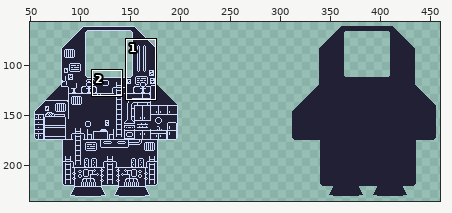
Two states of a sprite sheet, Assets/Sprites/Ship/Ship.png. The picture above shows the old version from afar; the outline marks the close-up.
Close-up. The starting point:
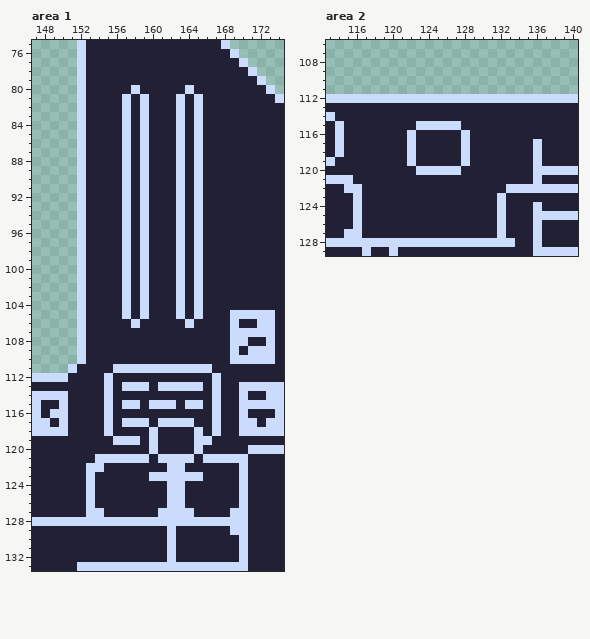
The file is 516x258 pixels. Shown: area 1: x 147..174, y 75..133; area 2: x 113..140, y 106..129. The wide view leaves out empty margins.
Once edited:
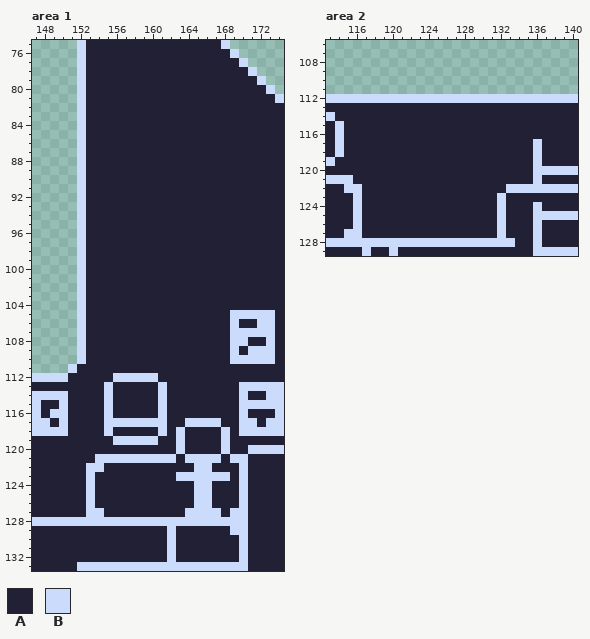
Palette (. is transparent): A #222034  B #cbdbfc
From old to new:
Area 1:
y 80: x 158 B -> A; x 164 B -> A
y 81..105: x 157 B -> A; x 159 B -> A; x 163 B -> A; x 165 B -> A
y 106: x 158 B -> A; x 164 B -> A
y 111: x 156..166 BBBBBBBBBBB -> AAAAAAAAAAA
y 112: x 155..160 BAAAAA -> ABBBBB; x 167 B -> A
y 113: x 157..159 BBB -> AAA; x 162..165 BBBB -> AAAA; x 167 B -> A
y 114: x 161 A -> B; x 167 B -> A
y 115: x 157..158 BB -> AA; x 160 B -> A; x 162 B -> A; x 164..165 BB -> AA; x 167 B -> A
y 116: x 161 A -> B; x 167 B -> A
y 117: x 156 A -> B; x 160 A -> B; x 162..163 BB -> AA; x 165..166 AA -> BB
y 118: x 160..161 BA -> AB; x 163 A -> B; x 165 B -> A; x 167..168 BA -> AB
y 119: x 159 A -> B; x 163 A -> B; x 165..166 BB -> AA; x 168 A -> B
y 120: x 160 B -> A; x 163 A -> B; x 165 B -> A; x 168 A -> B
y 121: x 160 A -> B; x 163 B -> A; x 165 A -> B; x 168 B -> A
y 122: x 162..163 BB -> AA; x 165..166 AA -> BB
y 123: x 160..162 BBB -> AAA; x 166..168 AAA -> BBB
y 124..126: x 162..163 BB -> AA; x 165..166 AA -> BB
y 127: x 161..163 BBB -> AAA; x 165..167 AAA -> BBB
Area 2:
y 115: x 123..127 BBBBB -> AAAAA
y 116..119: x 122 B -> A; x 128 B -> A
y 120: x 123..127 BBBBB -> AAAAA
Changed places in both close-ups, as pixel boxes (x1, y1, x2, y2):
changed: (122, 85, 203, 328)
changed: (104, 364, 230, 517)
changed: (407, 121, 470, 175)
